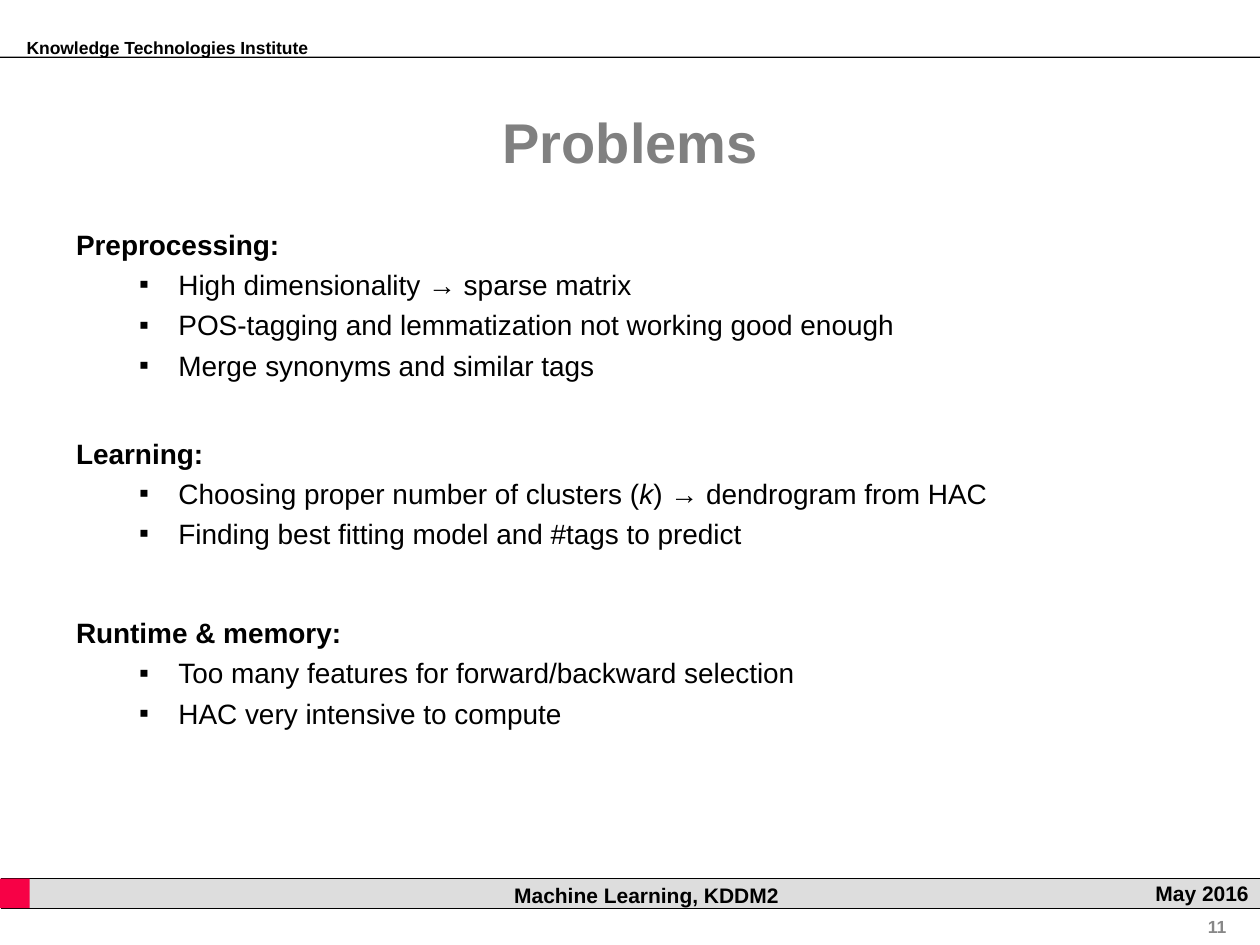
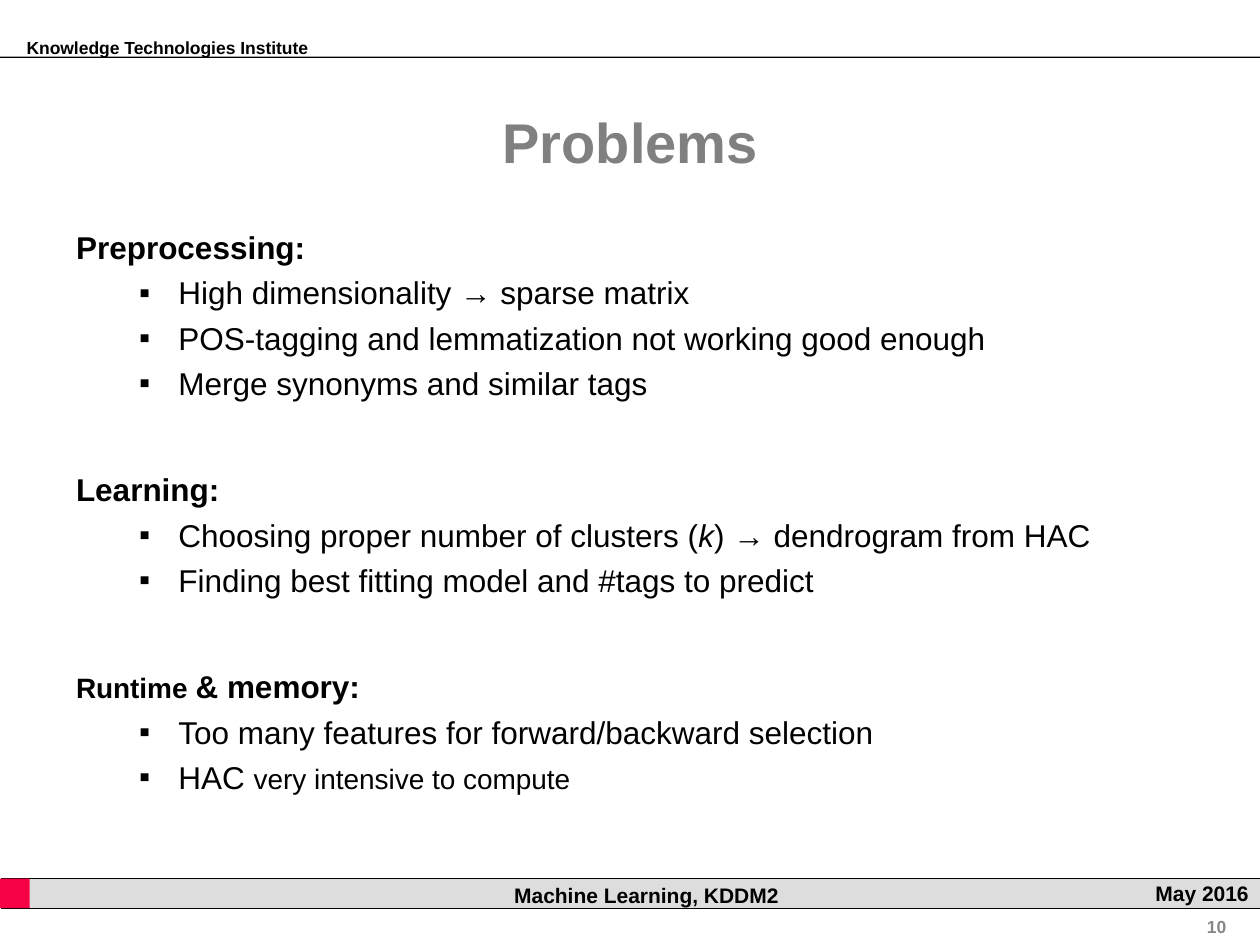
Before and after one commit to rsamer/MLSE, a slide deck: slide 10 of presentation/interim/Presentation.pptx (slide 11 before the commit). Drawn at 1260x945 pixels with LibreOffice and Linux fonts; fonts in the diff are those of the drawing; background and template pictures are left out. Boxes give left, top, right and bottom in pixels: in the first picture for what was removed or moved away, otherwise in the second. Text is boxed around its words. In the diff, an @@ line names an element or a change of style, - is before the commit and + after.

```diff
--- a/presentation/interim/Presentation.pptx
+++ b/presentation/interim/Presentation.pptx
@@ text "Preprocessing:" at (76,236,985,401): size 16 to 18 pt @@
@@ text "Learning:" at (76,478,1090,598): size 16 to 18 pt @@
@@ text "Learning:": place and size @@
-text "Learning:" at (76,443,987,549)
+text "Learning:" at (76,478,1090,598)
@@ text "Runtime & memory:": place and size @@
-text "Runtime & memory:" at (76,622,794,729)
+text "Runtime & memory:" at (76,677,873,794)
@@ text "Runtime & memory:" at (76,677,873,794): size 16 to 18 pt in "& memory:", "Too many features for forward/backward selection", "HAC" @@
@@ page number at (1207,921,1226,933): text changed @@
-11
+10
```
Also in this commit, not shown: 4 other slides changed, 1 slide removed.
